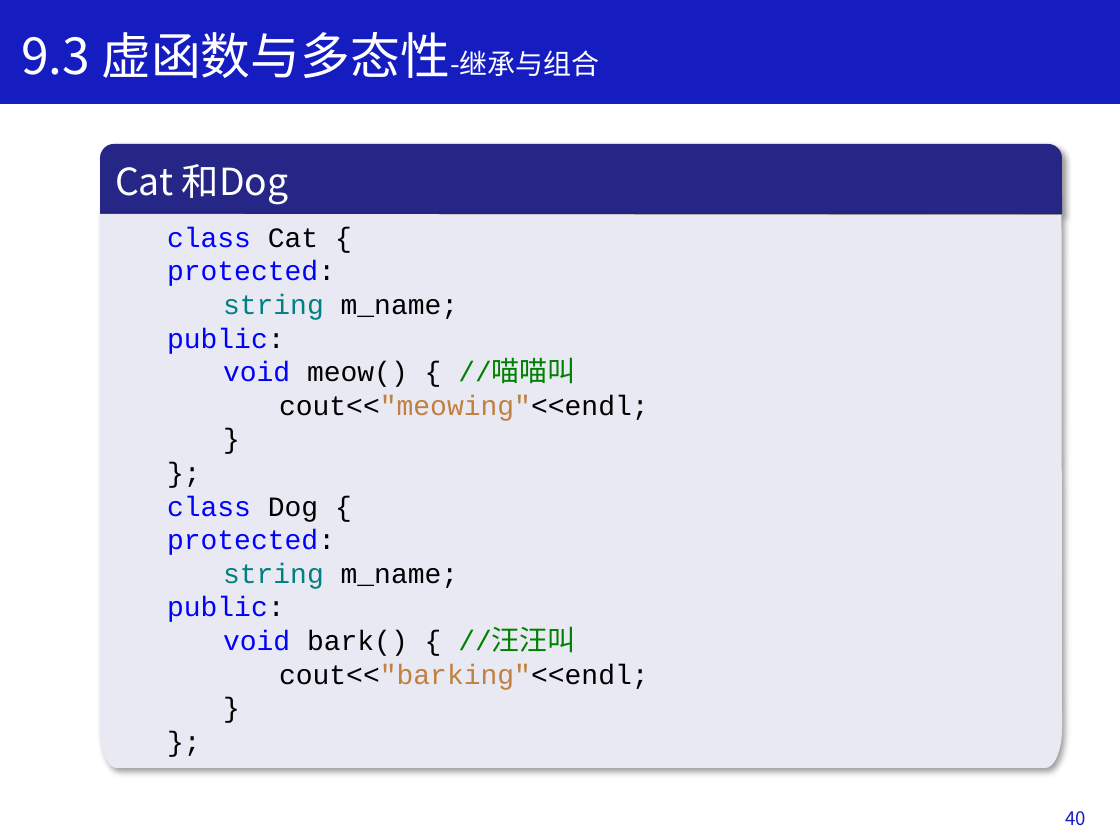
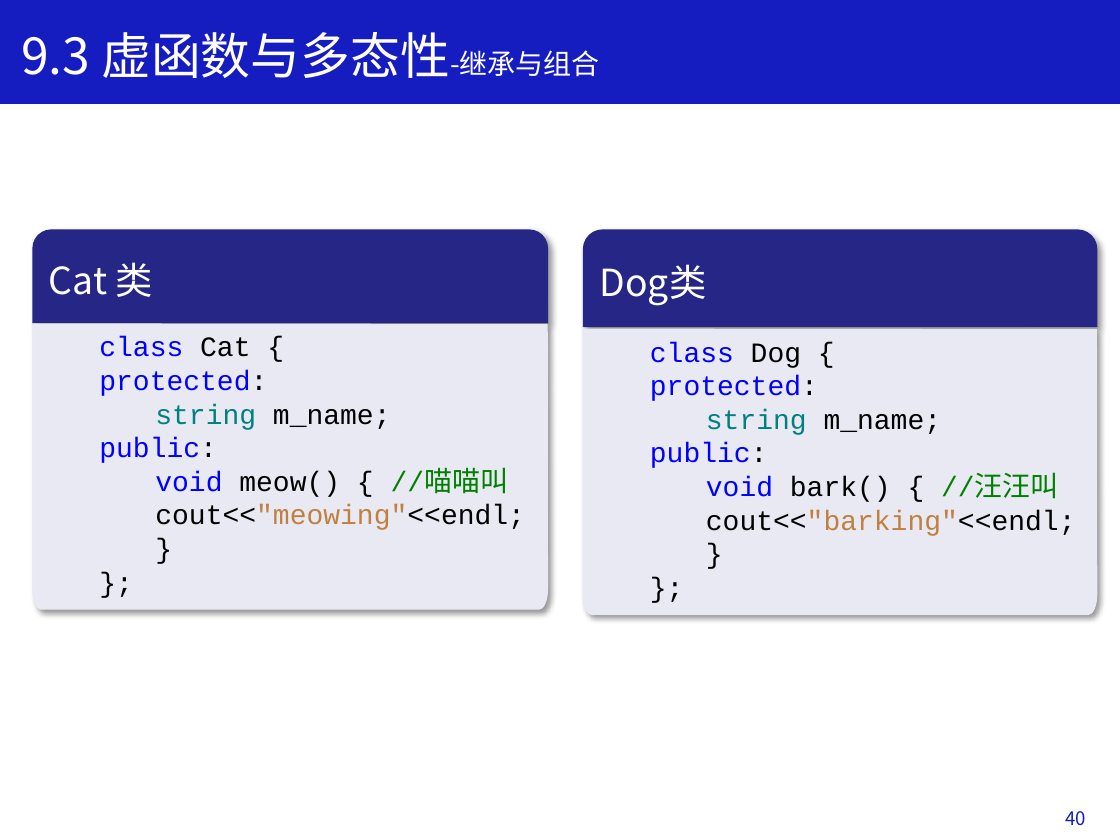
Before and after one commit to Changhe160/book-cplusplus, a slide deck: slide 38 of slides/ppt/Chapter9.pptx (slide 40 before the commit). Drawn at 1120x840 pixels with LibreOffice and Linux fonts; fonts in the diff are those of the drawing. Boxes give left, top, right and bottom in pixels: in the first picture for what was removed or moved away, otherwise in the second. Text is boxed around its words. In the diff, an @@ line names an element or a change of style, - is before the commit and + after.

```diff
--- a/slides/ppt/Chapter9.pptx
+++ b/slides/ppt/Chapter9.pptx
@@ round same rect "Cat 类": place and size @@
-round same rect "Cat 类" at [100,144,1062,214]
+round same rect "Cat 类" at [32,230,548,324]
@@ round same rect added at [582,230,1096,327], fill #262686, 24 pt, text #FFFFFF @@
+Dog类
@@ text in round same rect at [49,262,153,297]: text changed @@
-Cat 和Dog
+Cat 类
@@ freeform shape "class Cat {": place and size @@
-freeform shape "class Cat {" at [100,214,1062,768]
+freeform shape "class Cat {" at [32,324,548,610]
@@ freeform shape added at [582,328,1096,615], fill #E9E9F3, 18 pt, text #000000 @@
+  class Dog {
+  protected:
+    string m_name;
+  public:
+    void bark() { //汪汪叫
+    cout<<"barking"<<endl;
+    }
+  };
@@ text in freeform shape at [167,496,649,690]: paragraphs removed @@
-  class Dog {
-  protected:
-    string m_name;
-  public:
-    void bark() { //汪汪叫
-    cout<<"barking"<<endl;
-    }
-  };
```
Also in this commit, not shown: 23 other slides changed, 3 slides removed.
